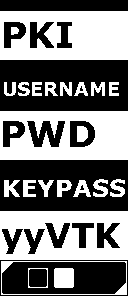
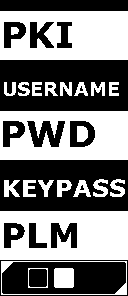
The second w=128, h=296 image is a revision of the first. Changes to its layers:
renamed "yyVTK" to "PLM", painted on it over [2,223,120,254]
